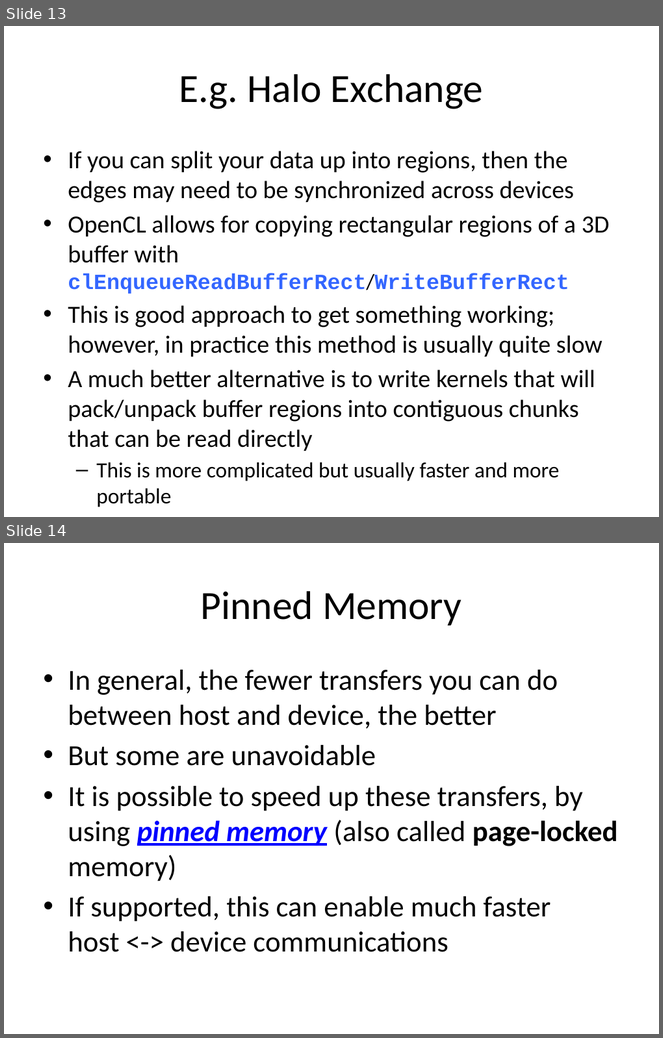
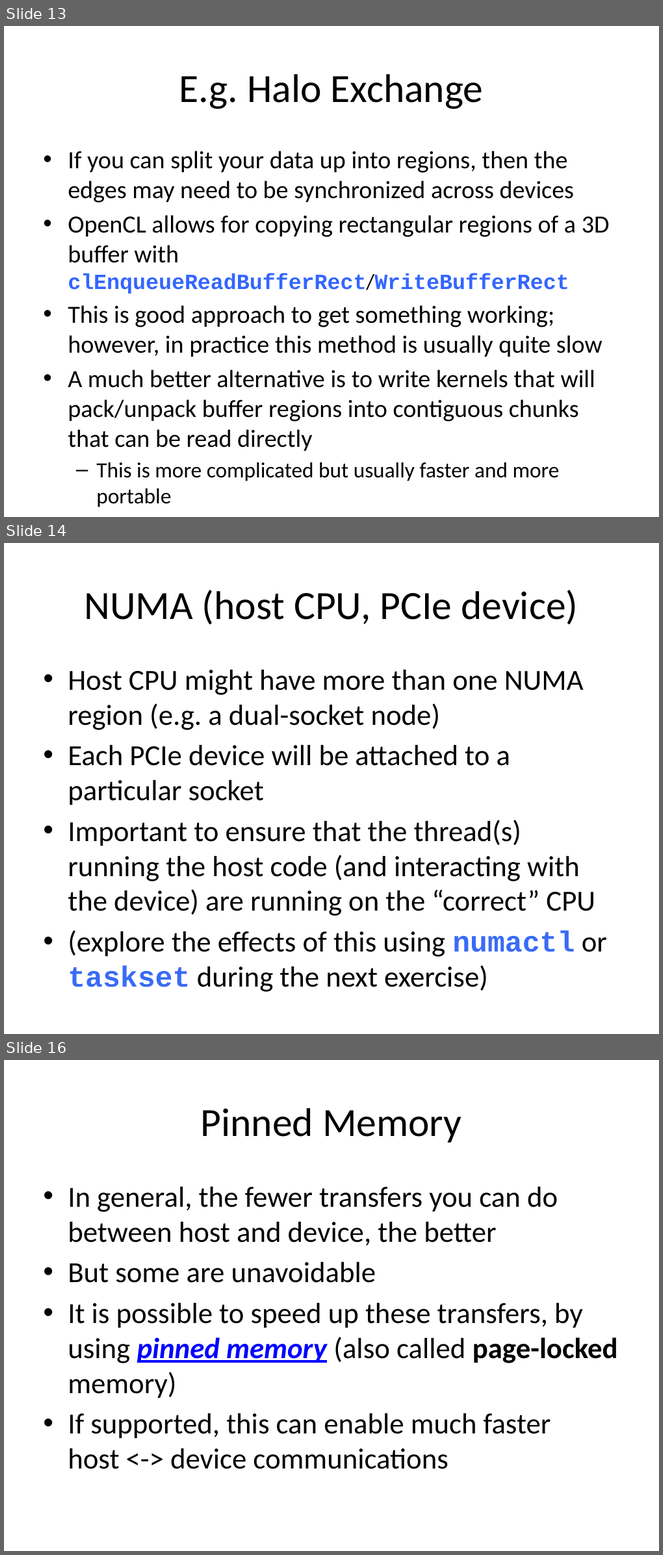
Before and after one commit to UoB-HPC/opencl-training-slides, a slide deck: advanced_part1.pptx. Shown one above the other, each under a label of ours: slides 13 and 14 before the commit, slides 13, 14 and 16 after it; the slides between them are not shown. The pictures are 663x1038 and 663x1555 pixels, drawn with LibreOffice and Linux fonts; fonts in the diff are those of the drawing. Boxes give left, top, right and bottom in pixels: in the first picture for what was removed or moved away, otherwise in the second. Text is boxed around its words. In the diff, an @@ line names an element or a change of style, - is before the commit and + after.

Commit message:
Add slides about the two main NUMA issues

```diff
--- a/advanced_part1.pptx
+++ b/advanced_part1.pptx
@@ slide 14 added at (x1=4, y1=543, x2=659, y2=1034), background #FFFFFF @@
@@ title added at (x1=84, y1=590, x2=578, y2=625), 44 pt, text #000000 @@
+NUMA (host CPU, PCIe device)
@@ text added at (x1=68, y1=670, x2=607, y2=992), 32 pt, text #000000 @@
+• Host CPU might have more than one NUMA region (e.g. a dual-socket node)
+• Each PCIe device will be attached to a particular socket
+• Important to ensure that the thread(s) running the host code (and interacting with the device) are running on the “correct” CPU
+• (explore the effects of this using numactl or taskset during the next exercise)
@@ what was slide 14 is now slide 16 @@
```
Also in this commit, not shown: 1 other slide added.
